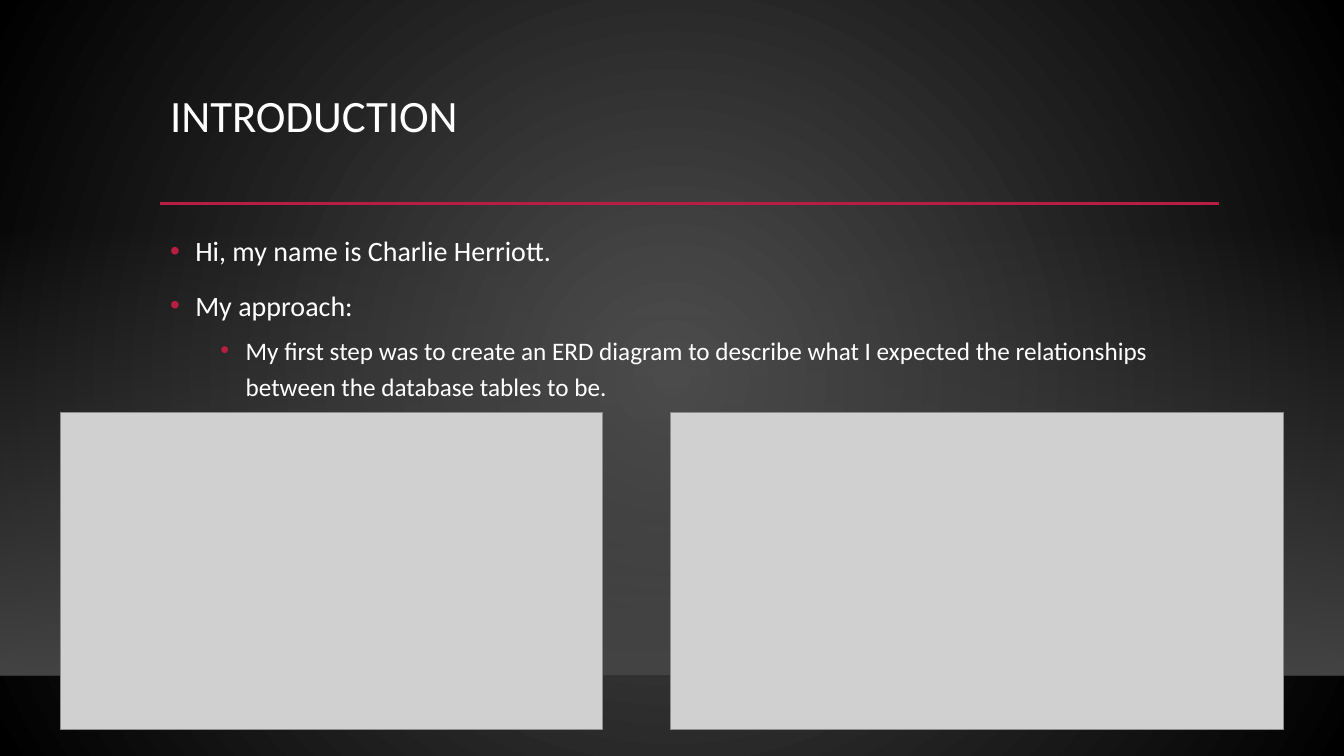
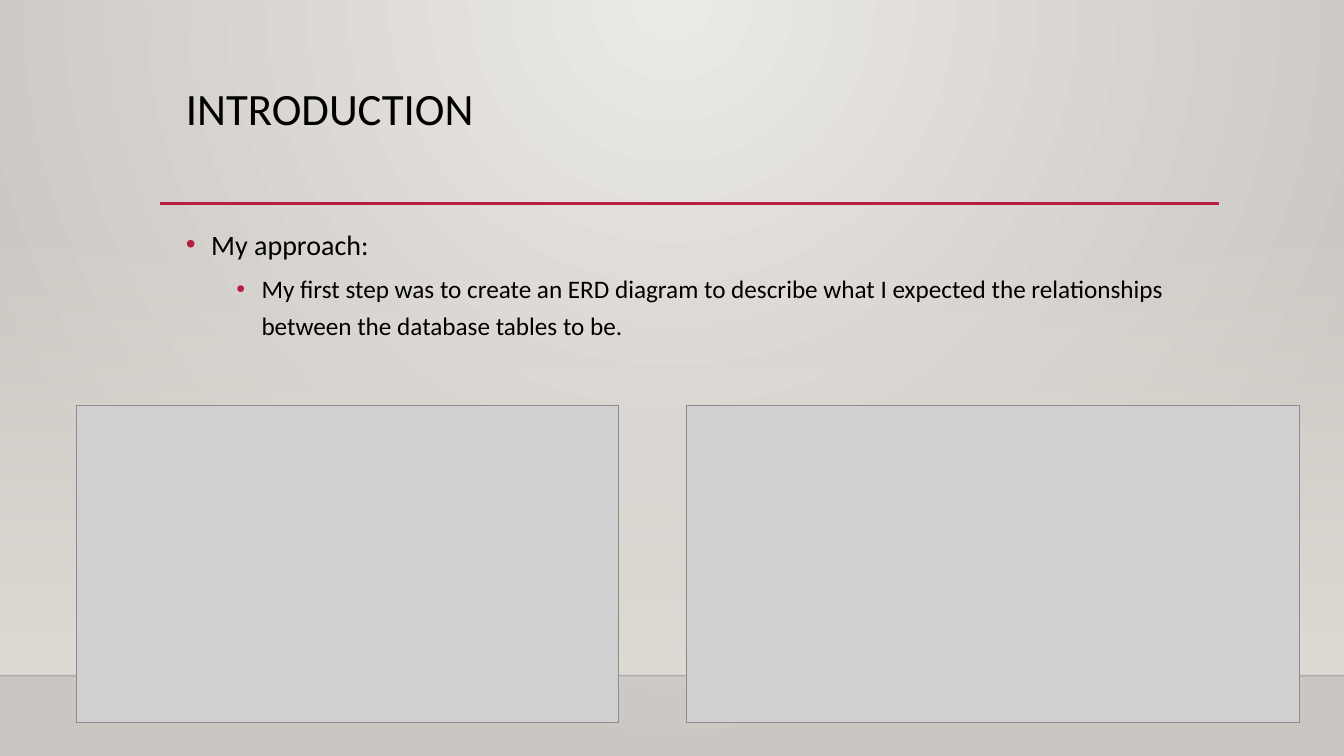
Before and after one commit to CharlesHerriott/IMS-Starter, a slide deck: slide 2 of Project-Documentation/IMS Starter presentation.pptx. Drawn at 1344x756 pixels with LibreOffice and Linux fonts; fonts in the diff are those of the drawing; grey boxes stand for pictures; background and template pictures are left out. Boxes give left, top, right and bottom in pixels: in the first picture for what was removed or moved away, otherwise in the second. Text is boxed around its words. In the diff, an @@ line names an element or a change of style, - is before the commit and + after.

```diff
--- a/Project-Documentation/IMS Starter presentation.pptx
+++ b/Project-Documentation/IMS Starter presentation.pptx
@@ background gradient #505050 to #000000 to gradient #ECEAE7 to #CAC7C1 @@
@@ text "INTRODUCTION" at [186,96,474,126]: text colour #FFFFFF to #000000 @@
@@ rectangle at [0,223,1344,676]: fill gradient #454545 to gradient #DFDBD5 @@
@@ 2 pictures, 2 texts: place and size @@
-2 pictures, 2 texts at [60,103,1284,729]
+2 pictures, 2 texts at [77,96,1299,722]
@@ text "My approach:" at [211,235,1162,335]: text colour #FFFFFF to #000000 @@
@@ text at [195,241,551,266]: paragraph removed @@
-• Hi, my name is Charlie Herriott.
```
Also in this commit, not shown: 2 other slides changed, 17 slides added, 22 slides removed, 15 other files.
